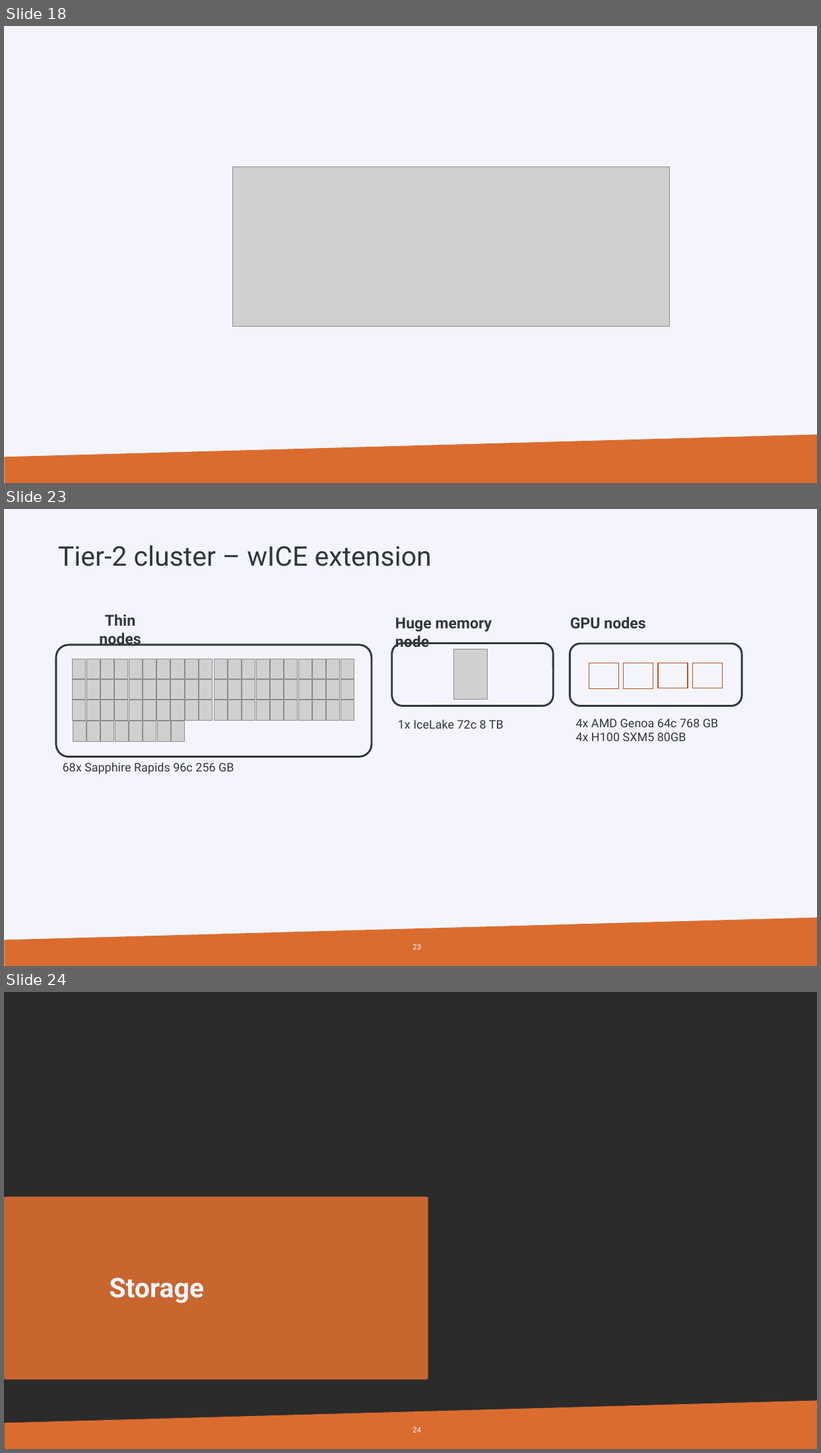
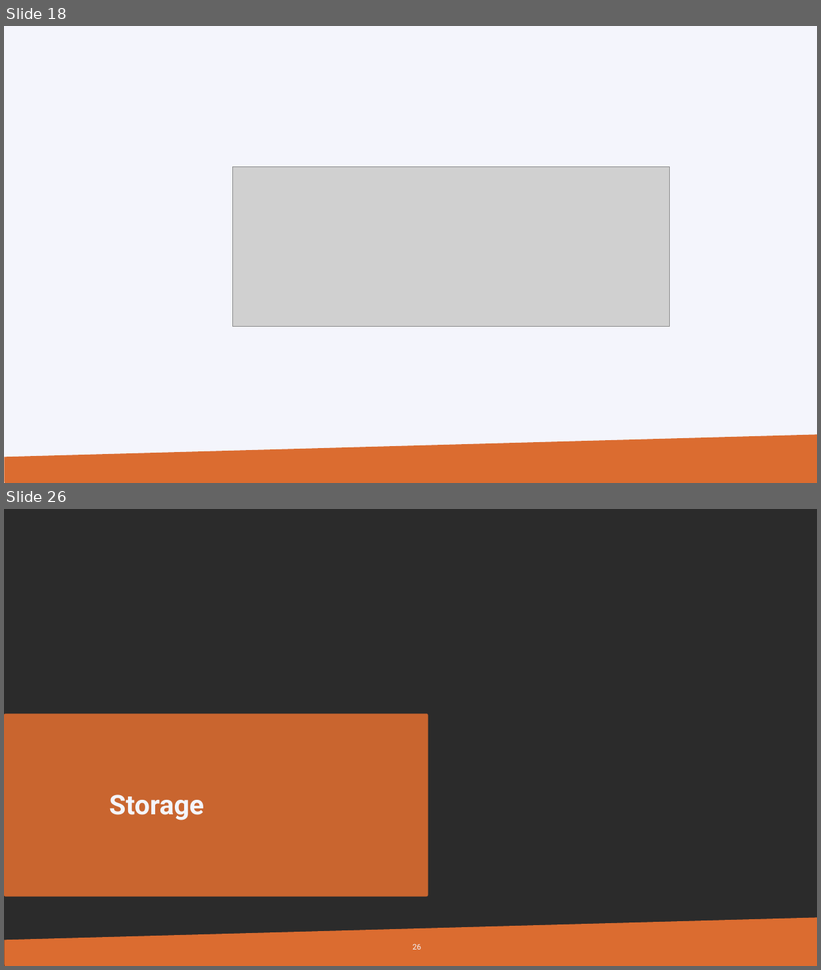
Before and after one commit to hpcleuven/HPC-intro, a slide deck: HPCintro.pptx. Shown one above the other, each under a label of ours: slides 18, 23 and 24 before the commit, slides 18 and 26 after it; the slides between them are not shown. The pictures are 821x1453 and 821x970 pixels, drawn with LibreOffice and Linux fonts; fonts in the diff are those of the drawing; grey boxes stand for pictures; background and template pictures are left out; a plain dark background stands for a picture behind light text. Boxes give left, top, right and bottom in pixels: in the first picture for what was removed or moved away, otherwise in the second. Text is boxed around its words. In the diff, an @@ line names an element or a change of style, - is before the commit and + after.

```diff
--- a/HPCintro.pptx
+++ b/HPCintro.pptx
@@ slide 23 removed at [4,509,817,966], background #F4F5FC; not listed: 1 template element that a slide beside it also shows @@
@@ text removed at [58,545,432,566] @@
-Tier-2 cluster – wICE extension
@@ text removed at [99,614,141,646] @@
-Thin nodes
@@ rounded rectangle removed at [56,645,371,757] @@
@@ group removed at [570,617,742,741]: 4 rectangles, 2 texts, 1 rounded rectangle @@
-GPU nodes
-4x AMD Genoa 64c 768 GB
-4x H100 SXM5 80GB
@@ group removed at [214,659,354,721]: 30 pictures @@
@@ group removed at [73,659,213,741]: 38 pictures @@
@@ group removed at [392,617,554,729]: 2 texts, 1 rounded rectangle, 1 picture @@
-Huge memory node
-1x IceLake 72c 8 TB
@@ text removed at [63,762,234,774] @@
-68x Sapphire Rapids 96c 256 GB
@@ page number removed at [413,944,421,950] @@
-23
@@ what was slide 24 is now slide 26 @@
@@ page number at [413,944,421,950]: text changed @@
-24
+26
```
Also in this commit, not shown: 20 slides changed, 5 slides added, 2 other slides removed, 1 other file.
